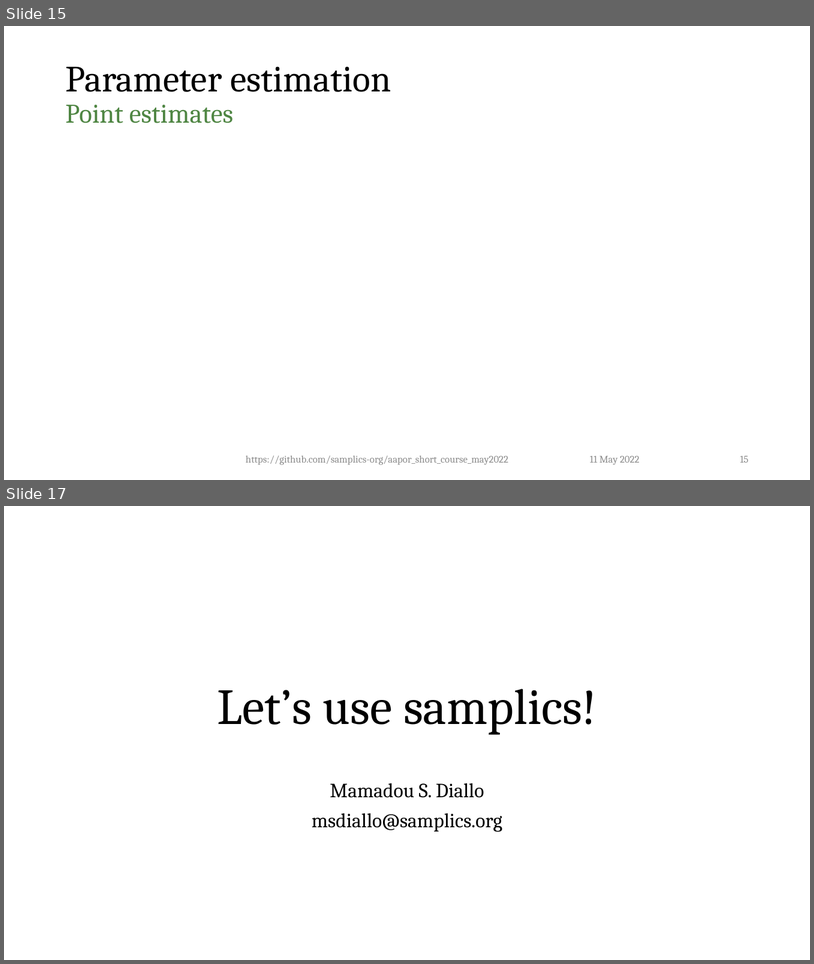
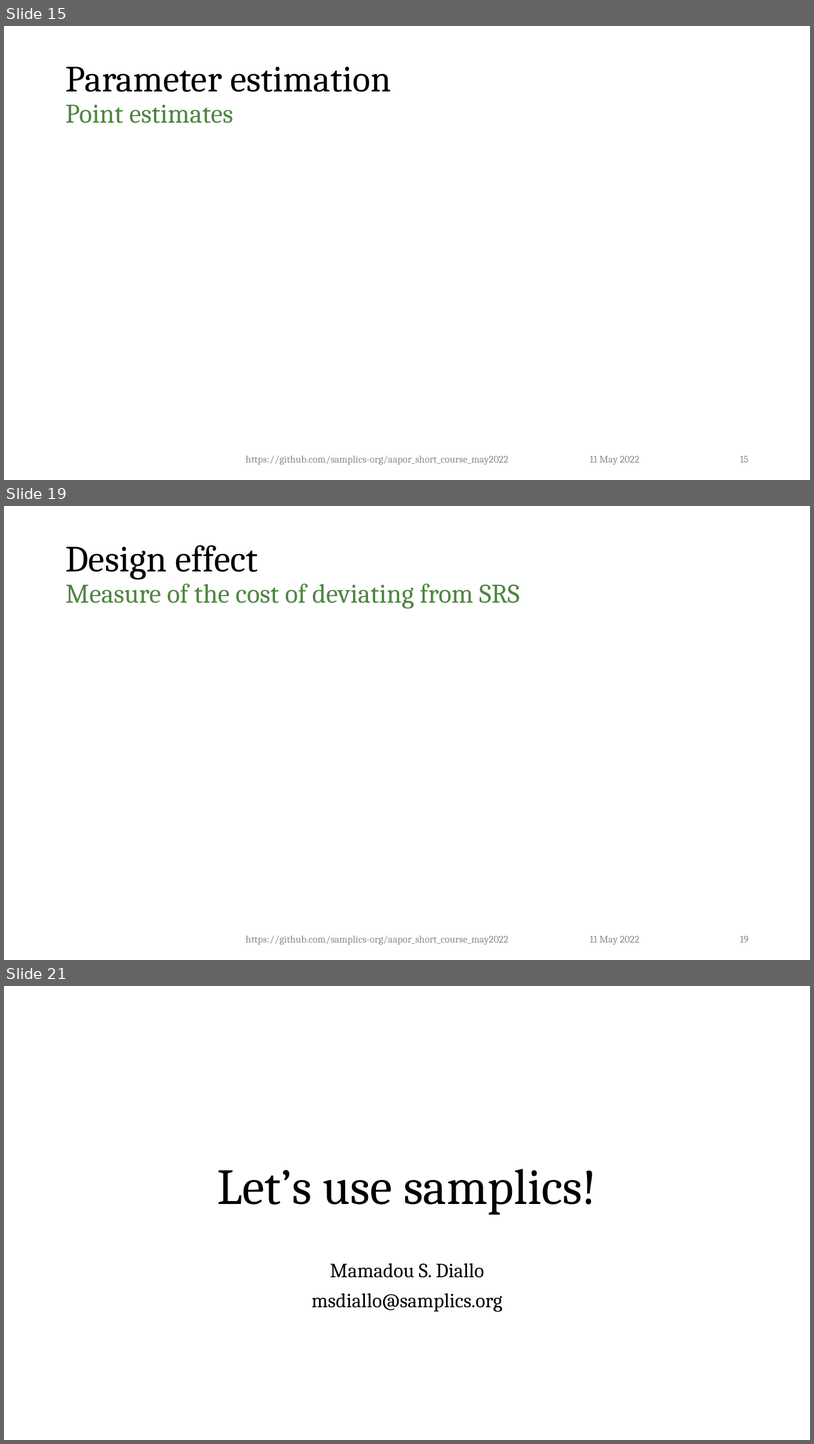
Before and after one commit to dalerhoda/aapor_short_course_may2022, a slide deck: notebooks/4_Introduction_to_Sampling.pptx. Shown one above the other, each under a label of ours: slides 15 and 17 before the commit, slides 15, 19 and 21 after it; the slides between them are not shown. The pictures are 814x964 and 814x1444 pixels, drawn with LibreOffice and Linux fonts; fonts in the diff are those of the drawing; grey boxes stand for pictures; background and template pictures are left out. Boxes give left, top, right and bottom in pixels: in the first picture for what was removed or moved away, otherwise in the second. Text is boxed around its words. In the diff, an @@ line names an element or a change of style, - is before the commit and + after.

Commit message:
new version of the course

```diff
--- a/notebooks/4_Introduction_to_Sampling.pptx
+++ b/notebooks/4_Introduction_to_Sampling.pptx
@@ slide 19 added at (4,506,810,960), background #FFFFFF @@
@@ title added at (65,545,519,609), 32 pt, text #4E8542 @@
+Design effect
+Measure of the cost of deviating from SRS
@@ text added at (246,935,509,945), 12 pt, text #8C8C8C @@
+https://github.com/samplics-org/aapor_short_course_may2022
@@ text added at (590,936,639,945), 12 pt, text #8C8C8C @@
+11 May 2022
@@ page number added at (740,936,749,942), 12 pt, text #8C8C8C @@
+19
@@ what was slide 17 is now slide 21 @@
```
Also in this commit, not shown: 1 slide changed, 3 other slides added, 11 other files.
